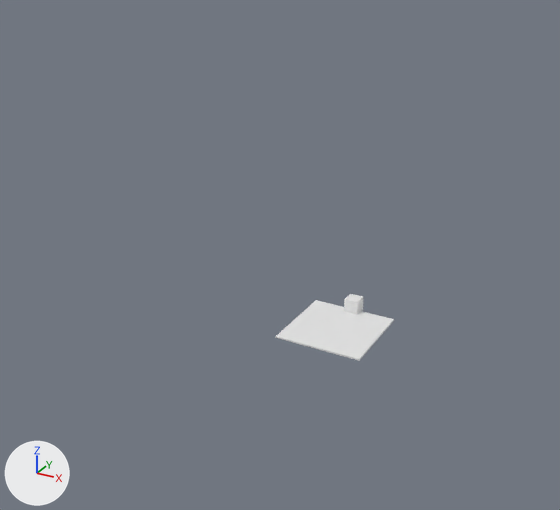
Before and after pictures for a commit that changed the Blender file airport.blend.
Before and after are seen from a camera (50 mm lens) standing at (189.0, -422.0, 256.0) and looking at (5.0, -88.0, 89.0). Lighting does not change. The marker at lower left points along +X, +Y and +Z.

The first picture shows 'Cube', 'Floor'.
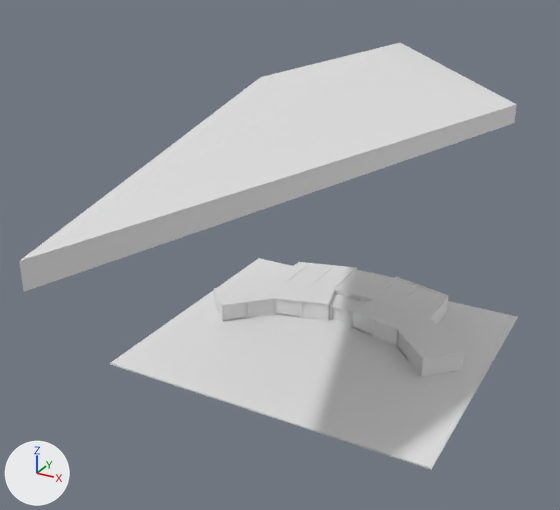
The change, as a list of edits to the scene's bpy script:
```text
Change me_cube_006:
    used by ob_cube; location = (0.0, 29.0, 5.0); scale = (5.0, 5.0, 5.0)
    remove me_cube_006.from_pydata(...)  # 8 vertices, 6 faces; spans x -1.0..1.0, y -1.0..1.0, z -1.0..1.0
    add me_cube_006.from_pydata(...)  # 592 vertices, 466 faces, 50 loose edges; spans x -2.31..2.31, y -4.88..1.0, z -1.0..1.63
    me_cube_006 part 1: 584 vertices added at x -2.31..2.31, y -4.88..1.0, z -1.0..1.63
Add me_cube_009:
    me_cube_009.from_pydata(...)  # 26 vertices, 26 faces; spans x -87.0..87.0, y -201.0..139.0, z 78.0..134.0
Add me_cube_008:
    me_cube_008.from_pydata(...)  # 72 vertices, 65 faces, 2 loose edges; spans x -2.52..4.76, y -1.1..2.65, z -2.4..0.3
Add me_cube_001:
    me_cube_001.from_pydata(...)  # 96 vertices, 90 faces, 2 loose edges; spans x -2.52..7.53, y -4.38..2.65, z -2.4..0.3
Add me_cube_003:
    me_cube_003.from_pydata(...)  # 72 vertices, 66 faces, 2 loose edges; spans x -1.53..5.76, y -0.92..2.83, z -2.4..0.3
Add me_cube_005:
    me_cube_005.from_pydata(...)  # 98 vertices, 93 faces, 2 loose edges; spans x -1.53..5.76, y -4.71..2.83, z -2.4..0.3
Change ob_floor:
    ob_floor.location: (0.0, 0.0, 0.0) -> (0.0, -17.0, 0.0)
    ob_floor.scale: (30.0, 30.0, 0.5) -> (104.0, 91.6, 0.5)
Change ob_cube:
    ob_cube.location: (0.0, 29.0, 5.0) -> (0.0, 19.0, 5.0)
    ob_cube.scale: (5.0, 5.0, 5.0) -> (6.88, -10.0, 4.75)
Add ob_cube_005:
    ob_cube_005 = bpy.data.objects.new('Cube.005', me_cube_009)
    ob_cube_005.location = (4.3, -60.3, 44.4)
Add ob_cube_002:
    ob_cube_002 = bpy.data.objects.new('Cube.002', me_cube_008)
    ob_cube_002.location = (62.0, 5.0, 12.0)
    ob_cube_002.rotation_euler = (0.0, 0.0, -0.524)  # degrees (0, 0, -30)
    ob_cube_002.scale = (6.88, -10.0, 4.75)
Add ob_cube_003:
    ob_cube_003 = bpy.data.objects.new('Cube.003', me_cube_001)
    ob_cube_003.location = (-44.4, 15.9, 12.0)
    ob_cube_003.rotation_euler = (0.0, 0.0, 0.524)  # degrees (0, 0, 30)
    ob_cube_003.scale = (6.88, -10.0, 4.75)
Add ob_cube_004:
    ob_cube_004 = bpy.data.objects.new('Cube.004', me_cube_003)
    ob_cube_004.location = (-80.6, -12.9, 12.0)
    ob_cube_004.rotation_euler = (0.0, 0.0, 1.047)  # degrees (0, 0, 60)
    ob_cube_004.scale = (6.88, -10.0, 4.75)
Add ob_cube_001:
    ob_cube_001 = bpy.data.objects.new('Cube.001', me_cube_005)
    ob_cube_001.location = (19.0, 22.0, 12.0)
    ob_cube_001.scale = (6.88, -10.0, 4.75)
```

Location of each change, (x1, y1, x2, y2) in pixels of the pictures (560 x 510 px):
'Cube.005', added
    after: (19, 43, 517, 292)
'Floor', moved, rescaled (241% wider, 249% taller)
    before: (275, 300, 394, 360)
    after: (110, 258, 518, 470)
'Cube.001', added
    after: (351, 277, 448, 347)
'Cube.003', added
    after: (274, 262, 357, 321)
'Cube.002', added
    after: (396, 318, 464, 377)
'Cube.004', added
    after: (214, 281, 275, 322)
'Cube', reshaped, moved, rescaled
    before: (344, 294, 363, 314)
    after: (329, 269, 394, 324)
part 1 of me_cube_006, added
    after: (329, 269, 394, 324)
